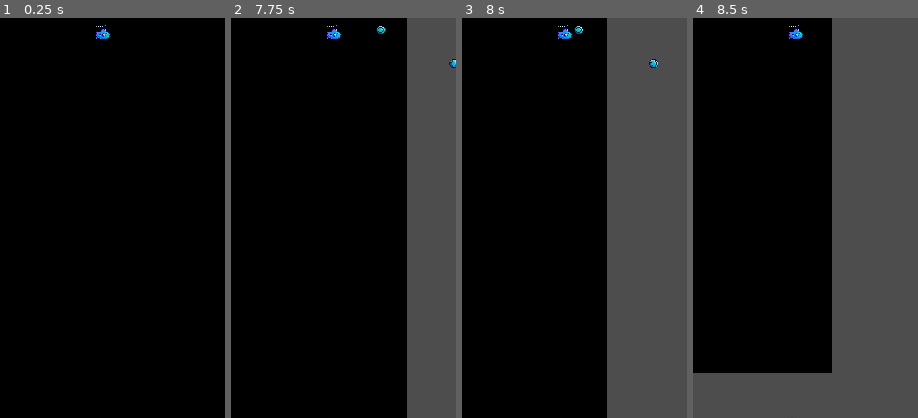
Above: before the commit, frames 1-4 (left to right).
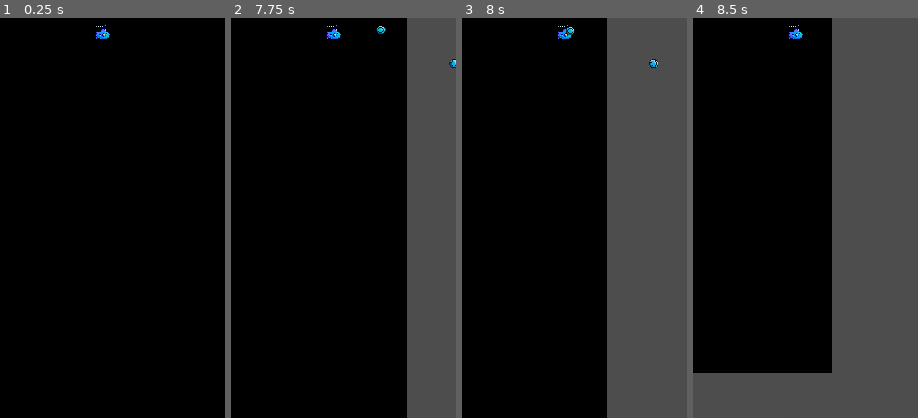
Above: after the commit, the same moments.

Repository: cotter117/hadal_zone
Game: Godot game, scene res://scenes/Main.tscn
The game is run twice, just before and just after one commit, with the same random seed, the same clock (stepped at 60 frames per second) and the same inputs.
Inputs:
- Up to frame 1 (0.25 s): no input
- Up to frame 2 (7.75 s): tap Enter at 0.5 s; hold Right (move_right) 0.53-1.28 s; hold Down (move_down) 1.28-2.03 s; hold Right (move_right) 2.03-2.78 s; hold Up (move_up) 2.78-3.53 s; hold Left (move_left) 3.53-5.03 s; hold Down (move_down) 5.03-5.78 s; hold Right (move_right) 5.78-6.53 s; hold Up (move_up) 6.53-7.28 s; hold Right (move_right) from 7.28 s (still down)
- Up to frame 3 (8 s): keep holding Right (move_right)
- Up to frame 4 (8.5 s): release Right (move_right) at 8.03 s; hold Down (move_down) from 8.03 s (still down)
The pictures show only the part of the screen within x 28-78%, y 49-99%; the shares and areas given below are measured in that part.

Frames 1-2 are identical in both runs. In frame 3, 0.1% of the frame differs, in the area x 46-54%, y 2-5%; in frame 4, nothing differs.

Commit message:
Minor tweaks to xp and level up

Diff:
--- a/level_up_screen.gd
+++ b/level_up_screen.gd
@@ -7,7 +7,8 @@
 	{"name": "Fire Rate +", "description": "Shoot faster", "type": "fire_rate"},
 	{"name": "Speed +", "description": "Move faster", "type": "speed"},
 	{"name": "Health +", "description": "Increase max health", "type": "health"},
-	{"name": "Magnet +", "description": "Larger XP pickup range", "type": "magnet"}
+	{"name": "Magnet +", "description": "Larger XP pickup range", "type": "magnet"},
+	{"name": "Weapon +", "description": "Faster weapon speed", "type": "weapon"}
 ]
 
 func _ready():
--- a/scenes/xp_orb.gd
+++ b/scenes/xp_orb.gd
@@ -1,7 +1,7 @@
 extends Area2D
 
 var xp_value: int = 1
-var move_speed: float = 100.0
+var move_speed: float = 500.0
 var player: Node2D
 
 func _ready():
